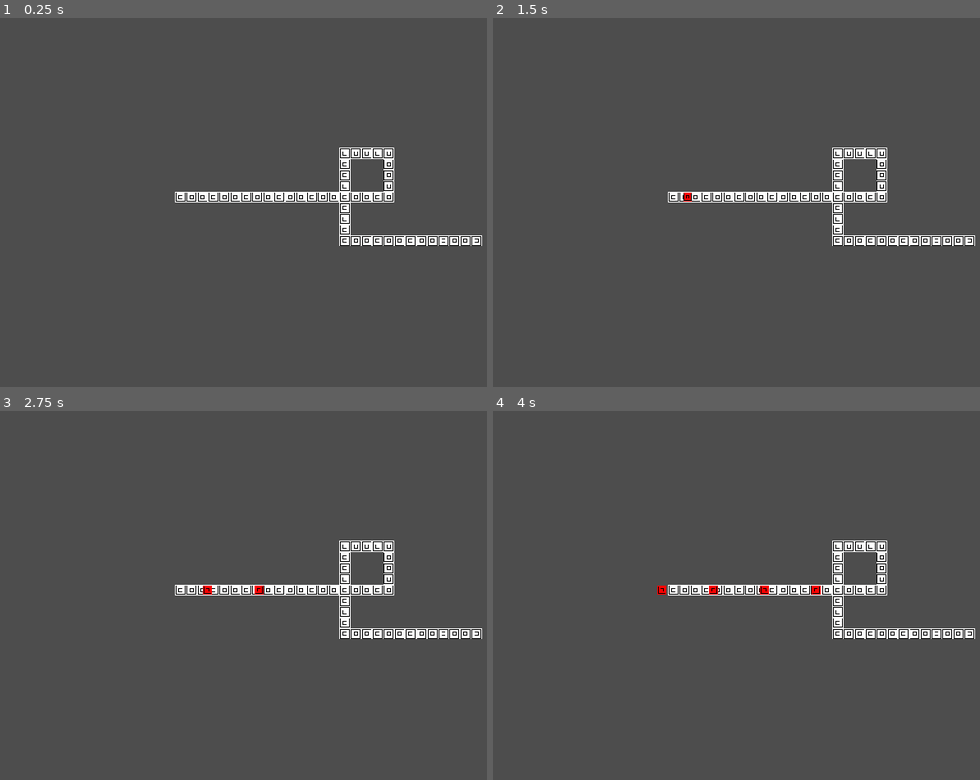
Above: before the commit, frames 1-4 (two rows, left to right).
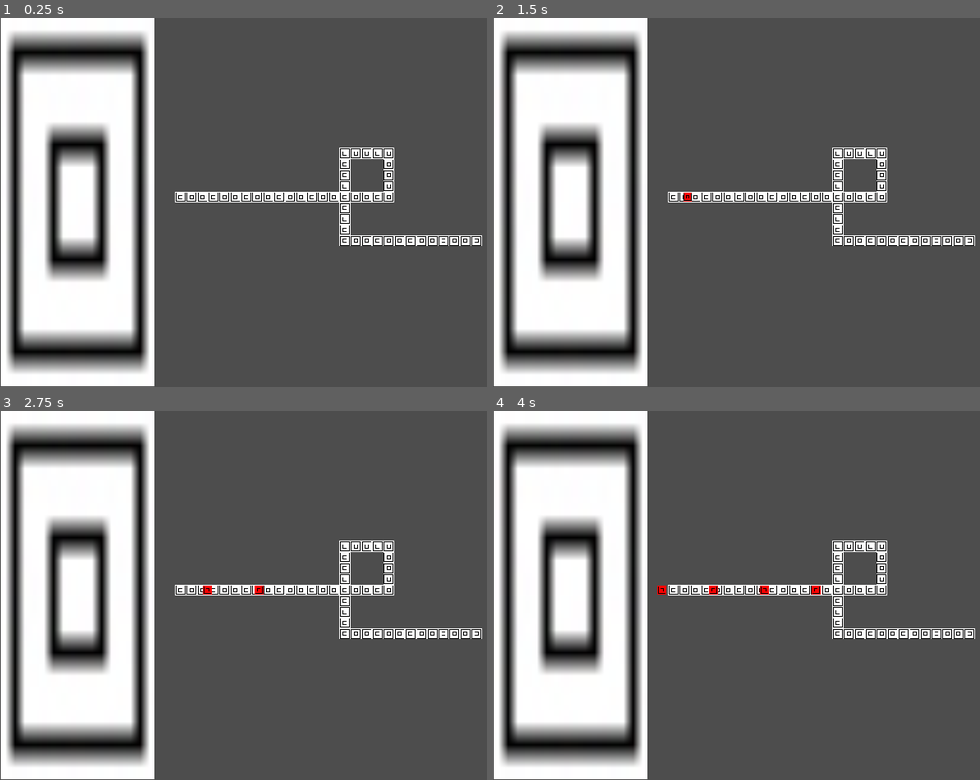
Above: after the commit, the same moments.

Repository: jg-rockesheller/towerdefense-wip
Game: Godot game, scene res://prototype/prototype.tscn
The game is run twice, just before and just after one commit, with the same random seed, the same clock (stepped at 60 frames per second) and the same inputs.
Inputs:
- Up to frame 1 (0.25 s): no input
- Up to frame 2 (1.5 s): tap Enter at 0.5 s; tap Space at 1.25 s
- Up to frame 3 (2.75 s): tap Enter at 2 s
- Up to frame 4 (4 s): tap Space at 2.75 s; tap Enter at 3.5 s

The runs differ from the first frame. In frame 1, 28% of the frame differs, in the area x 0-32%, y 0-100%; in frame 2, 28%; in frame 3, 28%; in frame 4, 28%.

Commit message:
started on ui

Diff:
--- a/prototype/prototype.tscn
+++ b/prototype/prototype.tscn
@@ -1,8 +1,9 @@
-[gd_scene load_steps=7 format=4 uid="uid://cmp6shwj5ssbq"]
+[gd_scene load_steps=8 format=4 uid="uid://cmp6shwj5ssbq"]
 
 [ext_resource type="Script" path="res://prototype/prototype.gd" id="1_qrro2"]
 [ext_resource type="Texture2D" uid="uid://qd83gbjc676n" path="res://prototype/concentric_squares.png" id="1_vxh23"]
 [ext_resource type="Script" path="res://prototype/path_spawner.gd" id="3_ywb5p"]
+[ext_resource type="PackedScene" uid="uid://dnse1w3ouff6c" path="res://prototype/ui.tscn" id="4_py0bd"]
 
 [sub_resource type="TileSetAtlasSource" id="TileSetAtlasSource_78xry"]
 texture = ExtResource("1_vxh23")
@@ -35,4 +36,6 @@
 [node name="Timer" type="Timer" parent="PathSpawner"]
 autostart = true
 
+[node name="UI" parent="." instance=ExtResource("4_py0bd")]
+
 [connection signal="timeout" from="PathSpawner/Timer" to="PathSpawner" method="_on_timer_timeout"]
--- /dev/null
+++ b/prototype/ui.tscn
@@ -0,0 +1,13 @@
+[gd_scene load_steps=2 format=3 uid="uid://dnse1w3ouff6c"]
+
+[ext_resource type="Texture2D" uid="uid://qd83gbjc676n" path="res://prototype/concentric_squares.png" id="1_mavon"]
+
+[node name="UI" type="Node2D"]
+
+[node name="Sprite2D" type="Sprite2D" parent="."]
+position = Vector2(-366.5, -0.499974)
+scale = Vector2(14.0625, 33.6875)
+texture = ExtResource("1_mavon")
+
+[node name="Camera2D" type="Camera2D" parent="."]
+zoom = Vector2(2, 2)
